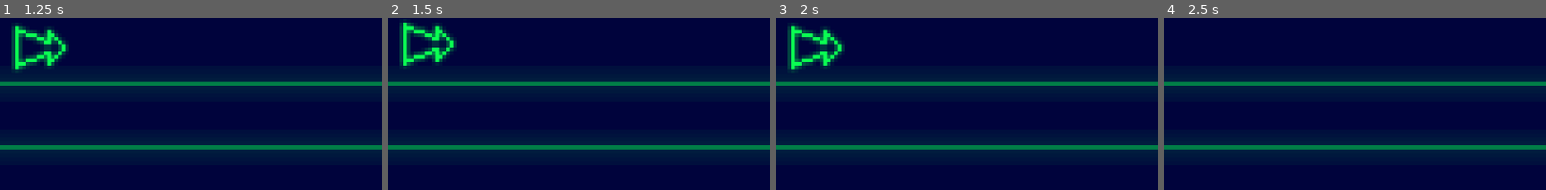
Above: before the commit, frames 1-4 (left to right).
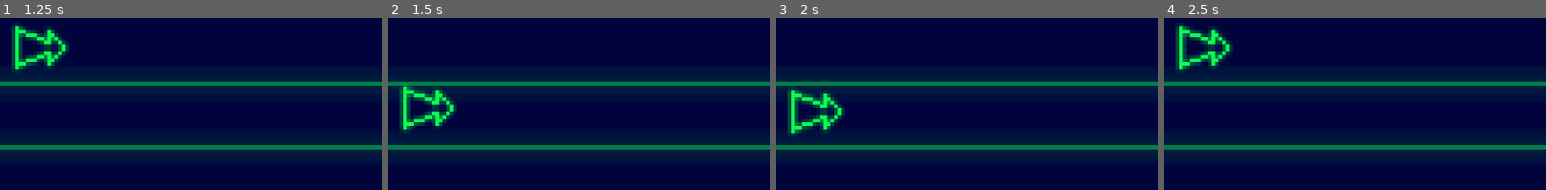
Above: after the commit, the same moments.

Repository: Neppord/battery-pact
Game: Godot game, scene res://main.tscn
Two runs of this game, one before a commit and one after it. Both use one fixed random seed, a clock stepped at 60 frames per second and the inputs below.
Inputs:
- Up to frame 1 (1.25 s): hold W (player_1_up) from 0.53 s (still down)
- Up to frame 2 (1.5 s): release W (player_1_up) at 1.28 s; hold S (player_1_down, bound only after the commit) from 1.28 s (still down)
- Up to frame 3 (2 s): keep holding S (player_1_down, bound only after the commit)
- Up to frame 4 (2.5 s): release S (player_1_down, bound only after the commit) at 2.03 s; hold W (player_1_up) from 2.03 s (still down)
The pictures show only the part of the screen within x 0-50%, y 0-50%; the shares and areas given below are measured in that part.

Frame 1 is identical in both runs. In frame 2, 4.9% of the frame differs, in the area x 3-18%, y 0-67%; in frame 3, 4.9%, in the area x 3-18%, y 2-69%; in frame 4, 2.5%.

Commit message:
Move player 1 arrow down when hitting s
Co-authored-by: Karl Wängberg <karlwangberg@gmail.com>

Diff:
--- a/player_1_arrow.gd
+++ b/player_1_arrow.gd
@@ -10,3 +10,6 @@
 func _process(delta: float) -> void:
 	if Input.is_action_just_pressed("player_1_up"):
 		self.position.y -= movement
+
+	if Input.is_action_just_pressed("player_1_down"):
+		self.position.y += movement
--- a/project.godot
+++ b/project.godot
@@ -28,6 +28,11 @@
 "events": [Object(InputEventKey,"resource_local_to_scene":false,"resource_name":"","device":-1,"window_id":0,"alt_press …(192 unchanged characters)…
 ]
 }
+player_1_down={
+"deadzone": 0.2,
+"events": [Object(InputEventKey,"resource_local_to_scene":false,"resource_name":"","device":-1,"window_id":0,"alt_pressed":false,"shift_pressed":false,"ctrl_pressed":false,"meta_pressed":false,"pressed":false,"keycode":0,"physical_keycode":83,"key_label":0,"unicode":115,"location":0,"echo":false,"script":null)
+]
+}
 
 [physics]
 
Not shown, changed: TODO.md
